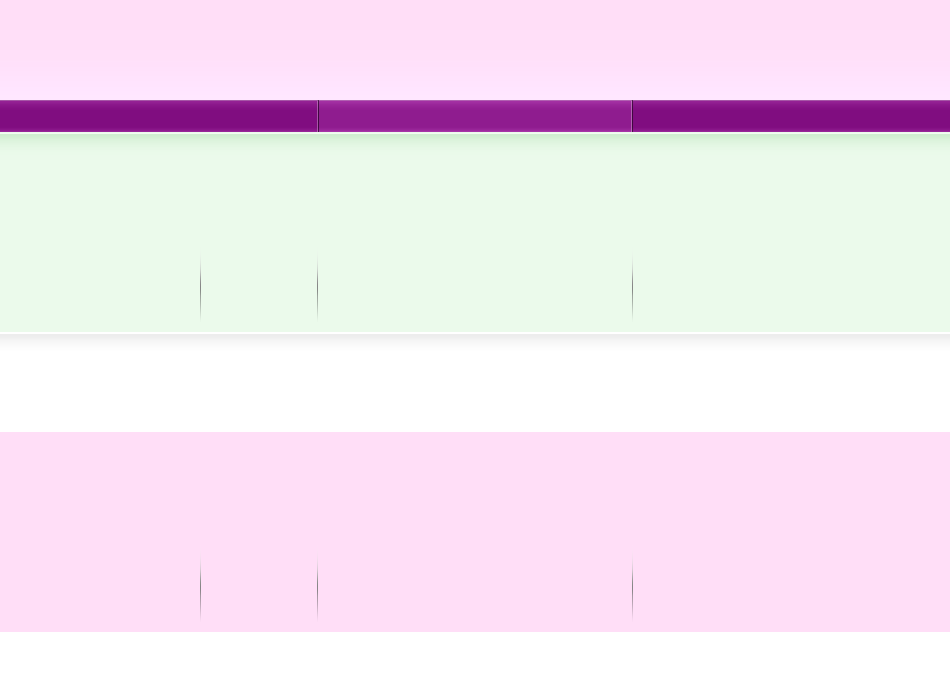
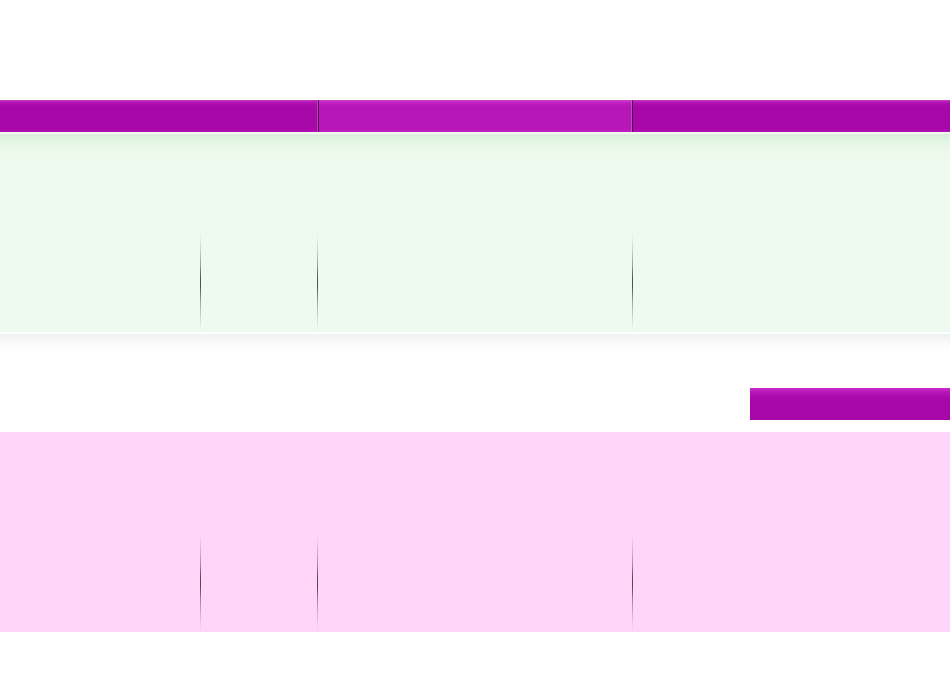
Layer changes from the first 950 × 696 image to the second:
painted on "navbar button" over (0, 100, 950, 132)
painted on "header" over (0, 0, 950, 100)
painted on "navbar" over (0, 100, 950, 132)
painted on "header widgets" over (0, 134, 950, 152)
painted on "header boxes" over (200, 234, 633, 331)
added layer "widget header" above "body" over (750, 388, 950, 420)
painted on "footer widgets" over (0, 432, 950, 532)
painted on "footer boxes" over (0, 532, 950, 632)
